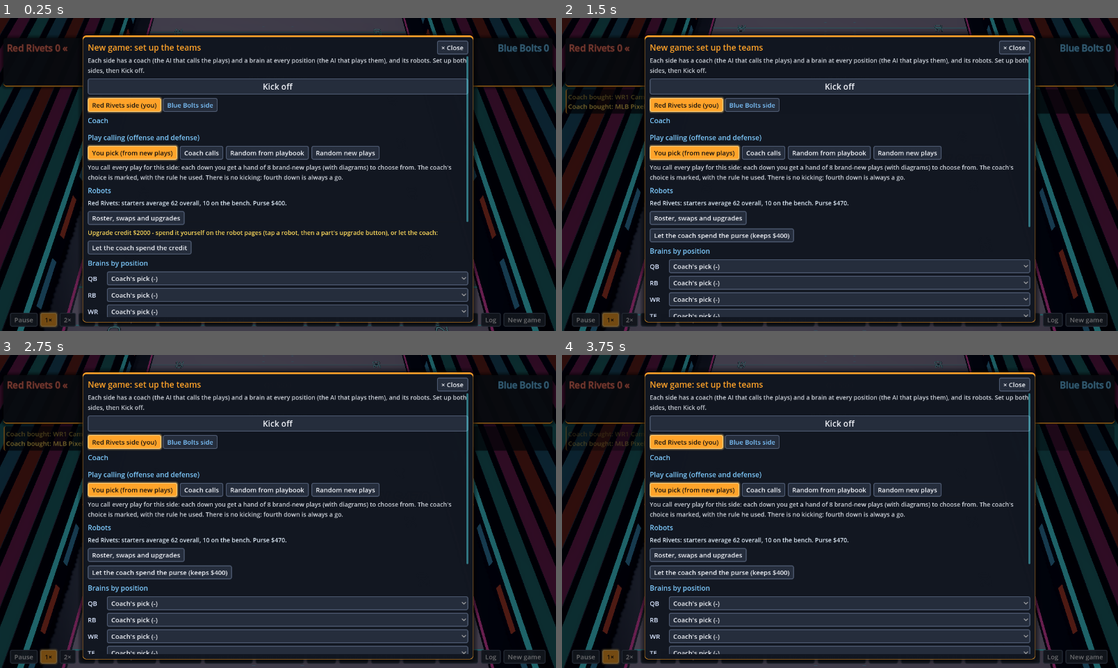
Above: before the commit, frames 1-4 (two rows, left to right).
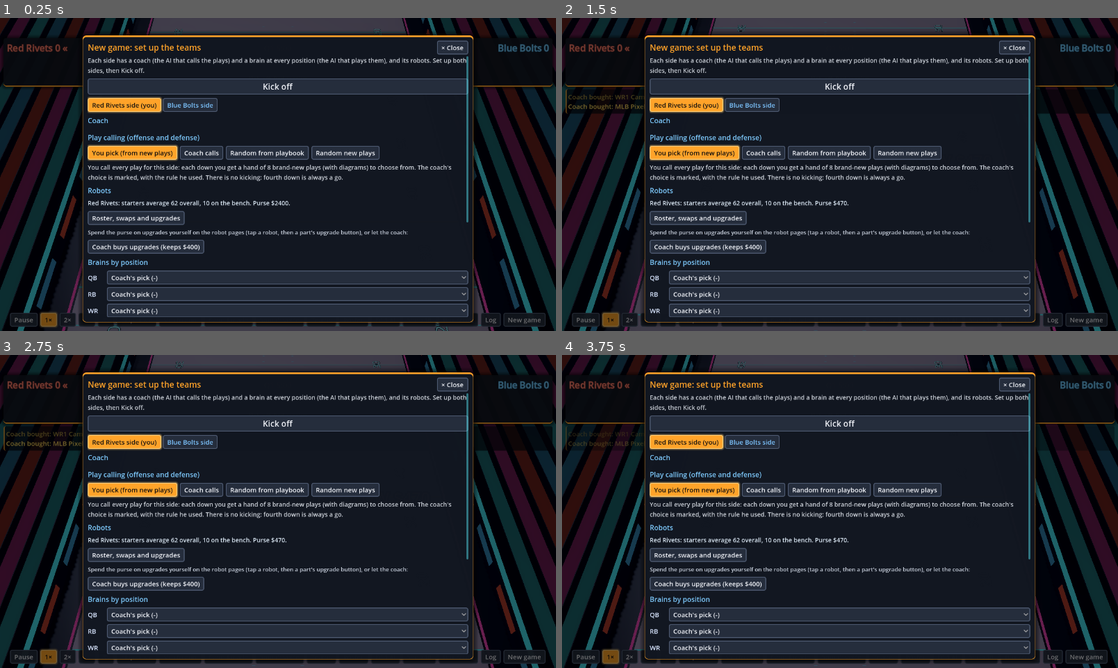
Above: after the commit, the same moments.

Repository: nathandunn/gridiron-career
Game: Godot game, scene res://scenes/Main.tscn
Two runs of this game, one before a commit and one after it. Both use one fixed random seed, a clock stepped at 60 frames per second and the inputs below.
Inputs (mouse positions are in pixels of both pictures, inside the frame that each line leads up to):
- Up to frame 1 (0.25 s): no input
- Up to frame 2 (1.5 s): click (701, 246) at 0.5 s, where only the run before the commit has a clickable "Let the coach spend the credit"; click "Cam: Arcade" at 1.25 s
- Up to frame 3 (2.75 s): click "Cam: Arcade" at 2 s
- Up to frame 4 (3.75 s): click "New game" at 2.75 s; click "New game" at 3.5 s

The runs differ from the first frame. In frame 1, 3.2% of the frame differs, in the area x 15-85%, y 58-96%; in frame 2, 9.0%; in frame 3, 9.0%, in the area x 15-85%, y 65-96%; in frame 4, 9.0%.
Error in both runs: Out of bounds get index '0' (on base: 'Array') (res://scripts/team.gd:14)

Commit message:
One purse: upgrade credit merged into it
Your $2,000 for upgrades goes in the purse (existing credit moves there too); spend it on robot
pages or let the coach buy upgrades (keeps $400). A redrafted team comes with its $2,000 of
upgrades fitted, no cash.

Co-Authored-By: Claude Opus 5.5 <noreply@anthropic.com>
Claude-Session: https://claude.ai/code/session_01HmE9FLbeVRN99oMBHaGgc2

Diff:
--- a/scripts/career.gd
+++ b/scripts/career.gd
@@ -24,17 +24,25 @@
 		var parsed: Variant = JSON.parse_string(f.get_as_text())
 		if parsed is Dictionary and (parsed as Dictionary).has("teams"):
 			data = parsed
+			# there is one purse: any upgrade credit left from before goes into it
+			if data.has("credit"):
+				for t in 2:
+					data["money"] = data.get("money", [START_MONEY, START_MONEY])
+					data["money"][t] = int(data["money"][t]) + int(data["credit"][t])
+				data.erase("credit")
+				save()
 			# saves from before every team started with its upgrades get them now
 			if not bool(data.get("starter_upgrades", false)):
 				# the rival's coach fits his; you get yours as credit to spend (or hand to the coach)
 				starter_upgrades(data["teams"][1])
 				add_money(1, int(data["teams"][1].get("leftover", 0)))
-				data["credit"] = [STARTER_BUDGET, 0]
+				money(0)
+				add_money(0, STARTER_BUDGET)          # yours goes in the purse, to spend as you like
 				data["starter_upgrades"] = true
 				save()
 			return
-	data = {"version": 1, "fair": false, "teams": [new_team(0, -1, false), new_team(1)], "starter_upgrades": true,
-		"credit": [STARTER_BUDGET, 0]}
+	data = {"version": 1, "fair": false, "teams": [new_team(0, -1, false), new_team(1)], "starter_upgrades": true}
+	add_money(0, STARTER_BUDGET)          # your $2,000 for upgrades goes in the purse: spend it, or let the coach
 	add_money(1, int(data["teams"][1].get("leftover", 0)))
 	save()
 
@@ -107,10 +115,9 @@
 
 static func regenerate(t: int) -> void:
 	ensure()
-	data["teams"][t] = new_team(t, -1, t != 0)
-	if t == 0:
-		credit(0)
-		data["credit"][0] = STARTER_BUDGET     # a new team comes with fresh credit
+	# a redrafted team comes with $2,000 of upgrades already fitted (no money changes hands)
+	data["teams"][t] = new_team(t)
+	add_money(t, int(data["teams"][t].get("leftover", 0)))
 	save()
 
 
--- a/scripts/hud.gd
+++ b/scripts/hud.gd
@@ -1628,14 +1628,19 @@
 	row.add_theme_constant_override("v_separation", 6)
 	box.add_child(row)
 	if cr > 0:
-		row.add_child(_button("Let the coach spend the credit", func():
+		row.add_child(_button("Coach spends the credit", func():
 			var news := Career.coach_spend(t, false)
 			refresh.call()
 			toast("COACH %s" % String(news[0]).to_upper() if not news.is_empty() else "NOTHING TO BUY", 2.4)
 			for n in news.slice(1):
 				caption("Coach bought: " + n, false, YELLOW)))
 	if Career.money(t) > 400:
-		row.add_child(_button("Let the coach spend the purse (keeps $400)", func():
+		if cr <= 0:
+			box.move_child(row, box.get_child_count() - 1)
+			var hint := _label("Spend the purse on upgrades yourself on the robot pages (tap a robot, then a part's upgrade button), or let the coach:", fs - 2, Color(0.8, 0.83, 0.88))
+			box.add_child(hint)
+			box.move_child(hint, row.get_index())
+		row.add_child(_button("Coach buys upgrades (keeps $400)", func():
 			var news := Career.coach_spend(t, true)
 			refresh.call()
 			toast("COACH %s" % String(news[0]).to_upper() if not news.is_empty() else "NOTHING TO BUY", 2.4)
Not shown, changed: README.md
